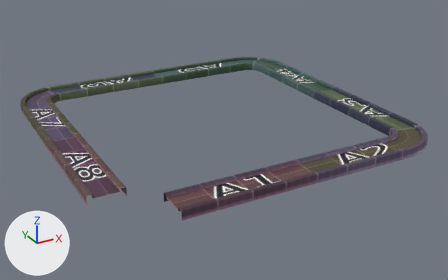
Renders of the glTF model src/assets/track.glb from each side of a commit.
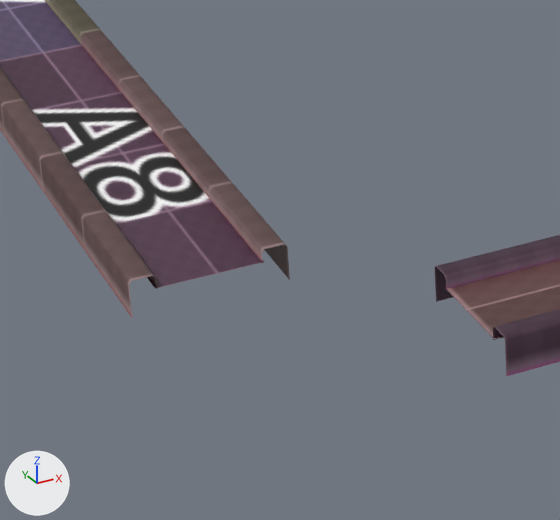
Each version is shown whole from a 50 mm camera at (-14.27, -27.43, 11.23) aimed at (0.39, -0.78, -2.09), then close up on the part from 12% to 44% of the width and 45% to 92% of the height. The axes (+X, +Y, +Z) are drawn at lower left. The lights are the same throughout. The first two pictures are the older version.

The scene before the commit, as lines of its bpy script (objects in view):
```python
me_plane_003 = bpy.data.meshes.new('Plane.003')
me_plane_003.from_pydata(...)  # 360 vertices, 580 faces; spans x -8.6..8.6, y -8.6..8.6, z -1.2..-0.7
me_plane_003.materials.append(mat_material_001)  # picture img_untitled
me_plane_004 = bpy.data.meshes.new('Plane.004')
me_plane_004.from_pydata(...)  # 90 vertices, 116 faces; spans x -8.3..8.3, y -8.3..8.3, z -0.9
me_plane_004.materials.append(mat_material_001)  # picture img_untitled
ob_moving = bpy.data.objects.new('Moving', me_plane_004)
ob_moving.location = (0.0, 0.0, 0.0)
ob_static = bpy.data.objects.new('Static', me_plane_003)
ob_static.location = (0.0, 0.0, 0.0)
```
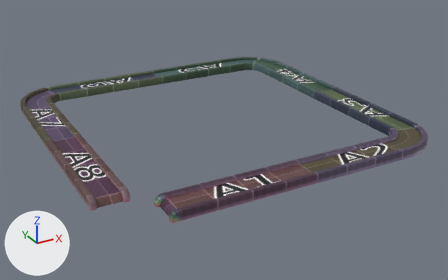
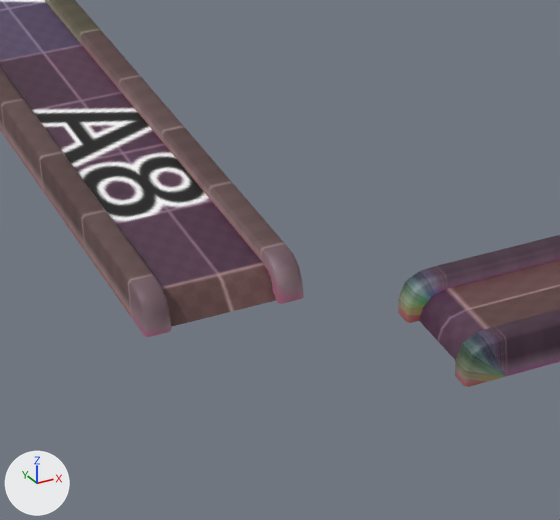
Patch to the scene script:
```diff
--- a/src/assets/track.glb.py
+++ b/src/assets/track.glb.py
@@ me_plane_003 @@
 # used by ob_static; location = (0.0, 0.0, 0.0)
-me_plane_003.from_pydata(...)  # 360 vertices, 580 faces; spans x -8.6..8.6, y -8.6..8.6, z -1.2..-0.7
+me_plane_003.from_pydata(...)  # 440 vertices, 724 faces; spans x -8.6..8.6, y -8.6..8.6, z -1.2..-0.7
+# me_plane_003 part 1
+# 80 vertices are added at x -8.6..-5.9, y -8.6..-5.9, z -1.2..-0.8
+# 144 new faces join them
 me_plane_003.materials.append(mat_material_001)
@@ me_plane_004 @@
 # used by ob_moving; location = (0.0, 0.0, 0.0)
-me_plane_004.from_pydata(...)  # 90 vertices, 116 faces; spans x -8.3..8.3, y -8.3..8.3, z -0.9
+me_plane_004.from_pydata(...)  # 114 vertices, 148 faces; spans x -8.4..8.3, y -8.3..8.3, z -1.2..-0.9
+# me_plane_004 part 2
+# 24 vertices are added at x -8.4..-5.9, y -8.3..-5.9, z -1.2..-0.9
+# 32 new faces join them
 me_plane_004.materials.append(mat_material_001)
```

Changed parts and their boxes (x1, y1, x2, y2) in the close-ups (560 x 520 px):
'Moving', reshaped: before (0, 0, 560, 339); after (0, 0, 560, 361)
'Static', reshaped: before (0, 0, 560, 376); after (0, 0, 560, 387)
part 1 of me_plane_003, added: after (129, 244, 506, 387)
part 2 of me_plane_004, added: after (162, 262, 485, 361)
